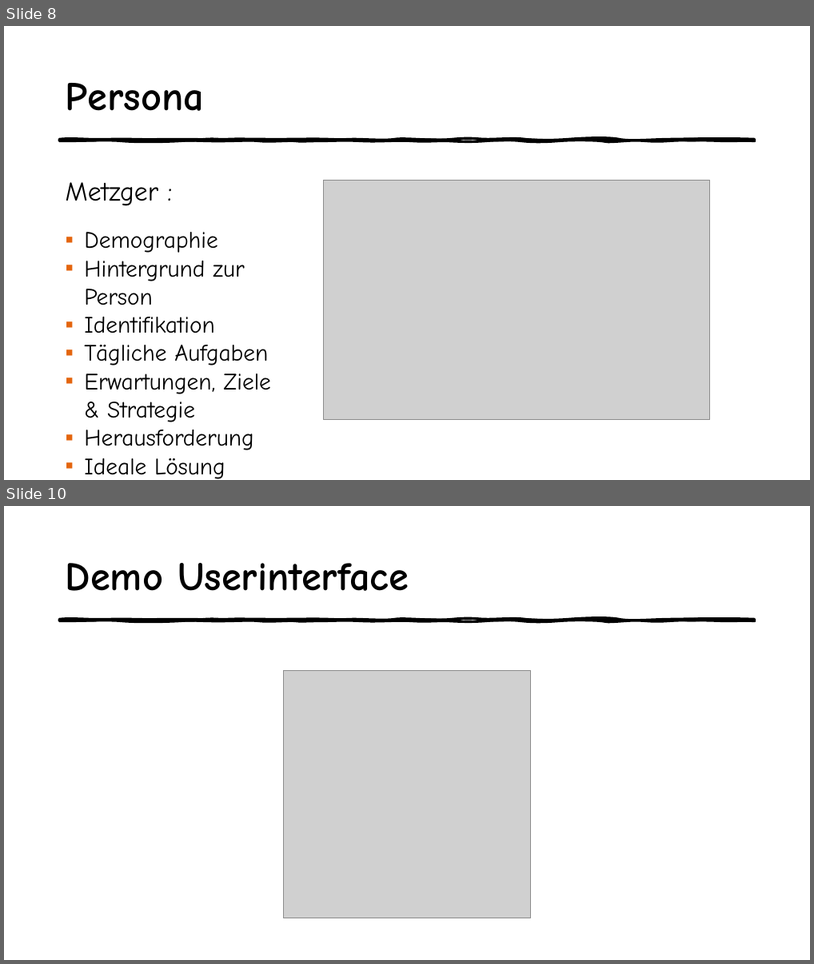
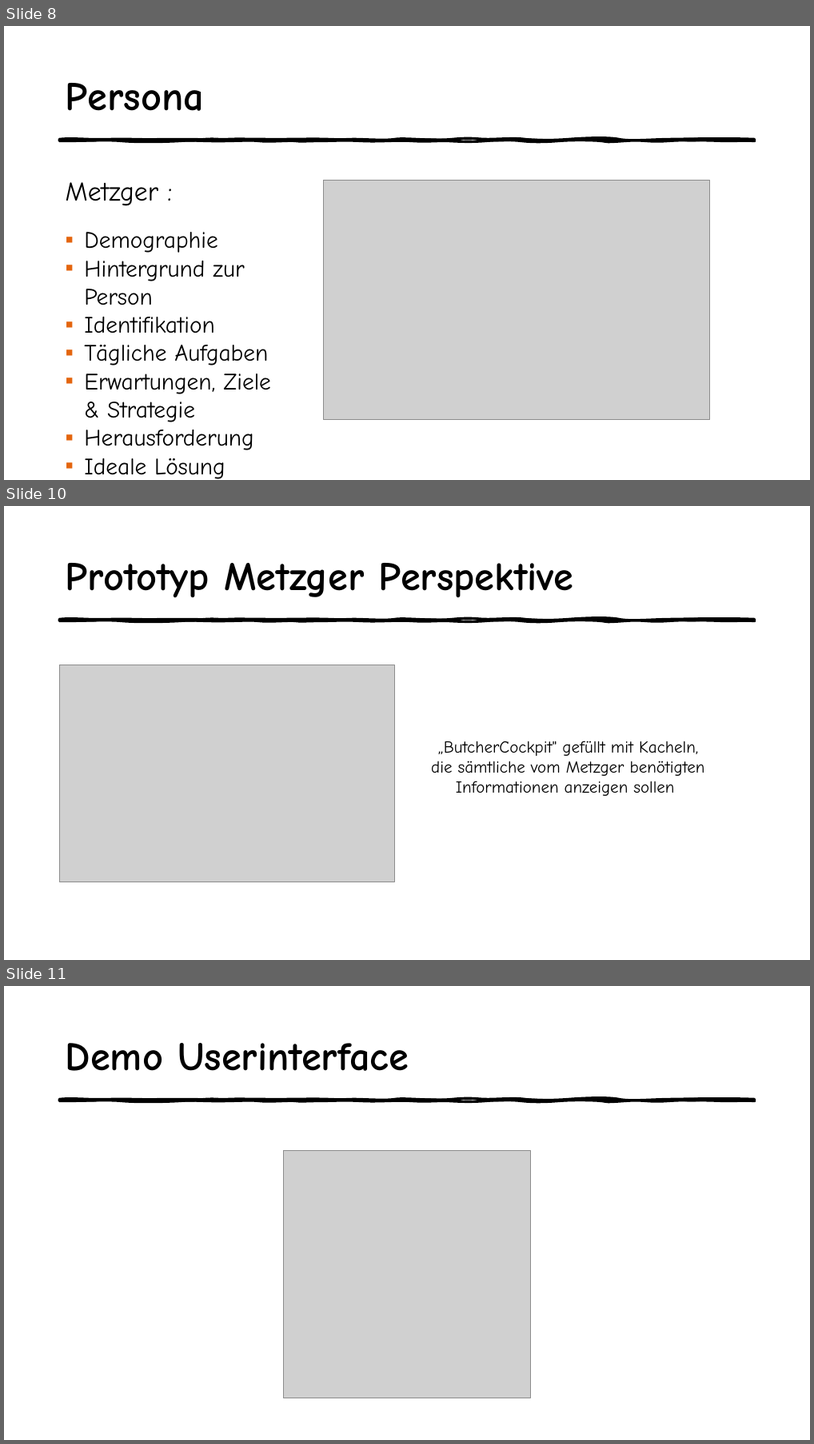
Before and after one commit to LisaRebecca/Gruppe4, a slide deck: Präsentation - Butcher Cockpit.pptx. Shown one above the other, each under a label of ours: slides 8 and 10 before the commit, slides 8, 10 and 11 after it; the slides between them are not shown. The pictures are 814x964 and 814x1444 pixels, drawn with LibreOffice and Linux fonts; fonts in the diff are those of the drawing; grey boxes stand for pictures. Boxes give left, top, right and bottom in pixels: in the first picture for what was removed or moved away, otherwise in the second. Text is boxed around its words. In the diff, an @@ line names an element or a change of style, - is before the commit and + after.

Commit message:
Präsentation Butcher Cockpit

```diff
--- a/Präsentation - Butcher Cockpit.pptx
+++ b/Präsentation - Butcher Cockpit.pptx
@@ slide 10 added at bbox=[4, 506, 810, 960], background #FFFFFF; not listed: 1 template element that a slide beside it also shows @@
@@ title added at bbox=[66, 563, 574, 598], 48 pt, text #000000, bold @@
+Prototyp Metzger Perspektive
@@ picture added at bbox=[60, 665, 394, 882] @@
@@ text added at bbox=[431, 740, 706, 796], 20 pt, text #000000 @@
+„ButcherCockpit" gefüllt mit Kacheln, die sämtliche vom Metzger benötigten Informationen anzeigen sollen
@@ what was slide 10 is now slide 11 @@
```
Also in this commit, not shown: 7 slides changed, 1 other slide added.
